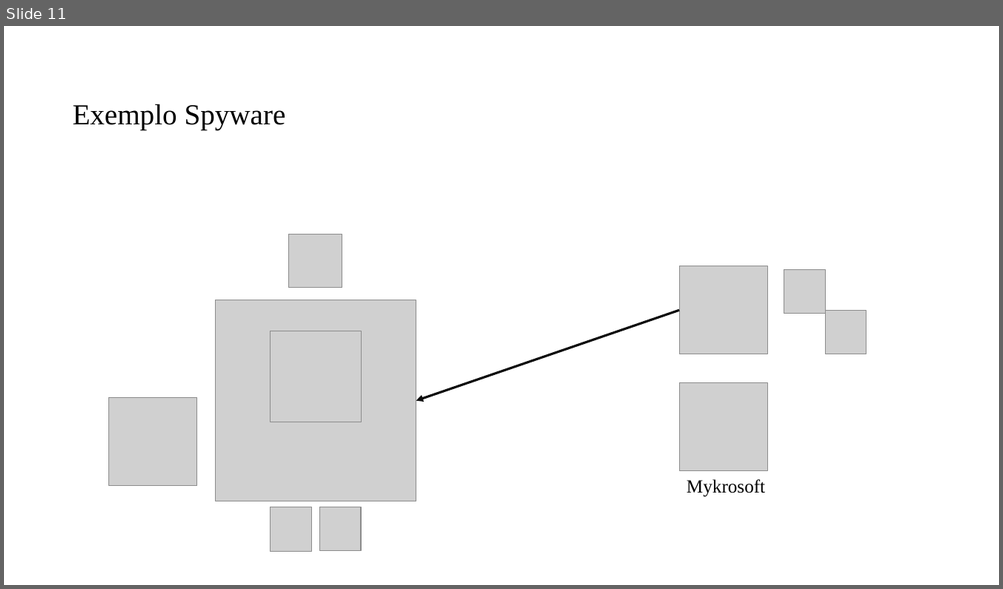
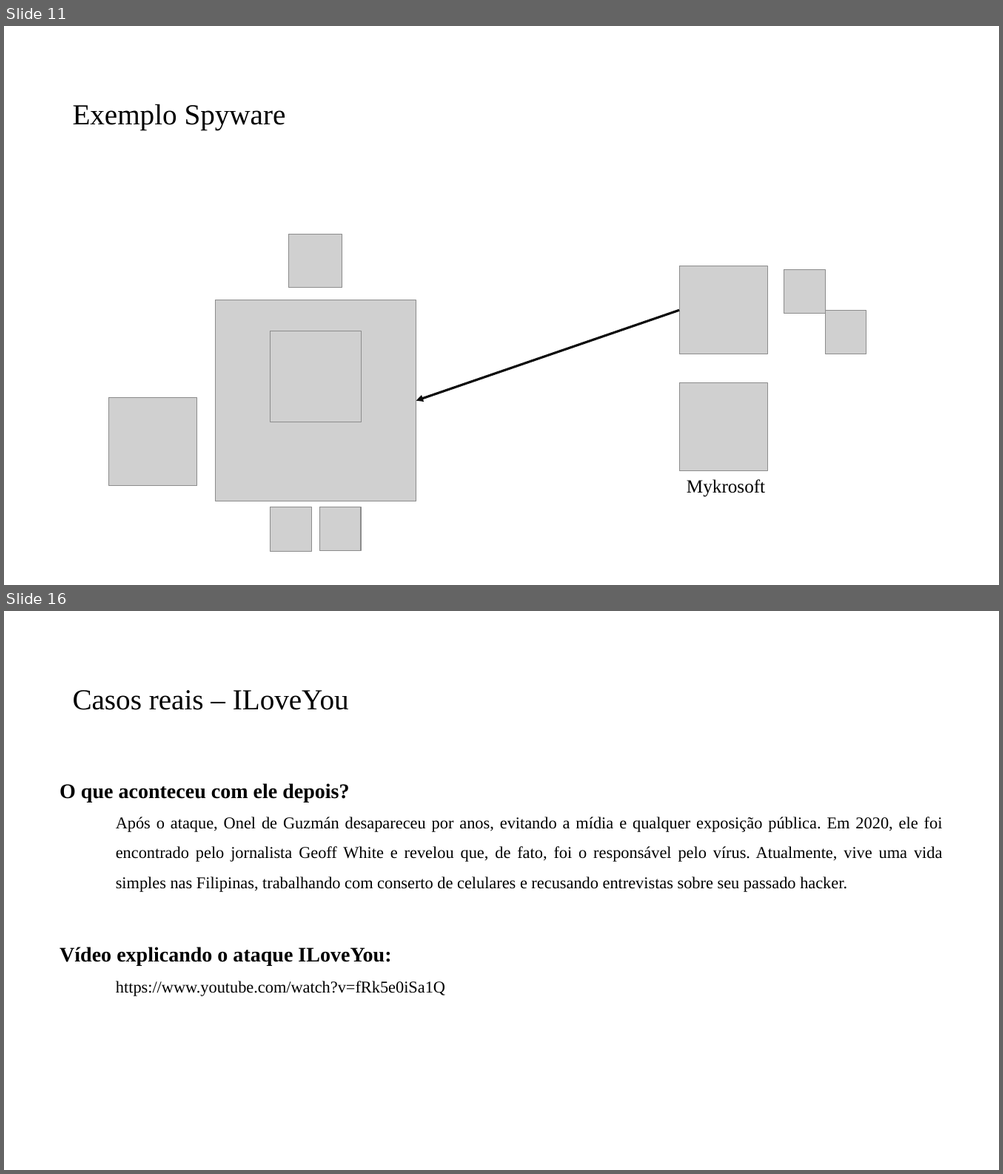
Before and after one commit to PedroMiho/UMC, a slide deck: Segurança da Informação/Aula 02 - Ameaças Ciberneticas/Ameaças Ciberneticas.pptx. Shown one above the other, each under a label of ours: slide 11 before the commit, slides 11 and 16 after it; the slides between them are not shown. The pictures are 1003x589 and 1003x1174 pixels, drawn with LibreOffice and Linux fonts; fonts in the diff are those of the drawing; grey boxes stand for pictures; background and template pictures are left out. Boxes give left, top, right and bottom in pixels: in the first picture for what was removed or moved away, otherwise in the second. Text is boxed around its words. In the diff, an @@ line names an element or a change of style, - is before the commit and + after.

```diff
--- a/Segurança da Informação/Aula 02 - Ameaças Ciberneticas/Ameaças Ciberneticas.pptx
+++ b/Segurança da Informação/Aula 02 - Ameaças Ciberneticas/Ameaças Ciberneticas.pptx
@@ slide 16 added at [4,611,999,1170], background #FFFFFF @@
@@ title added at [73,690,349,710], 28 pt, text #000000 @@
+Casos reais – ILoveYou
@@ text added at [60,783,942,997], 16 pt, text #000000 @@
+  O que aconteceu com ele depois?
+  Após o ataque, Onel de Guzmán desapareceu por anos, evitando a mídia e qualquer exposição pública. Em 2020, ele foi encontrado pelo jornalista Geoff White e revelou que, de fato, foi o responsável pelo vírus. Atualmente, vive uma vida simples nas Filipinas, trabalhando com conserto de celulares e recusando entrevistas sobre seu passado hacker.
+  Vídeo explicando o ataque ILoveYou:
+    https://www.youtube.com/watch?v=fRk5e0iSa1Q
```
Also in this commit, not shown: 1 slide changed, 3 other slides added, 1 other file.
